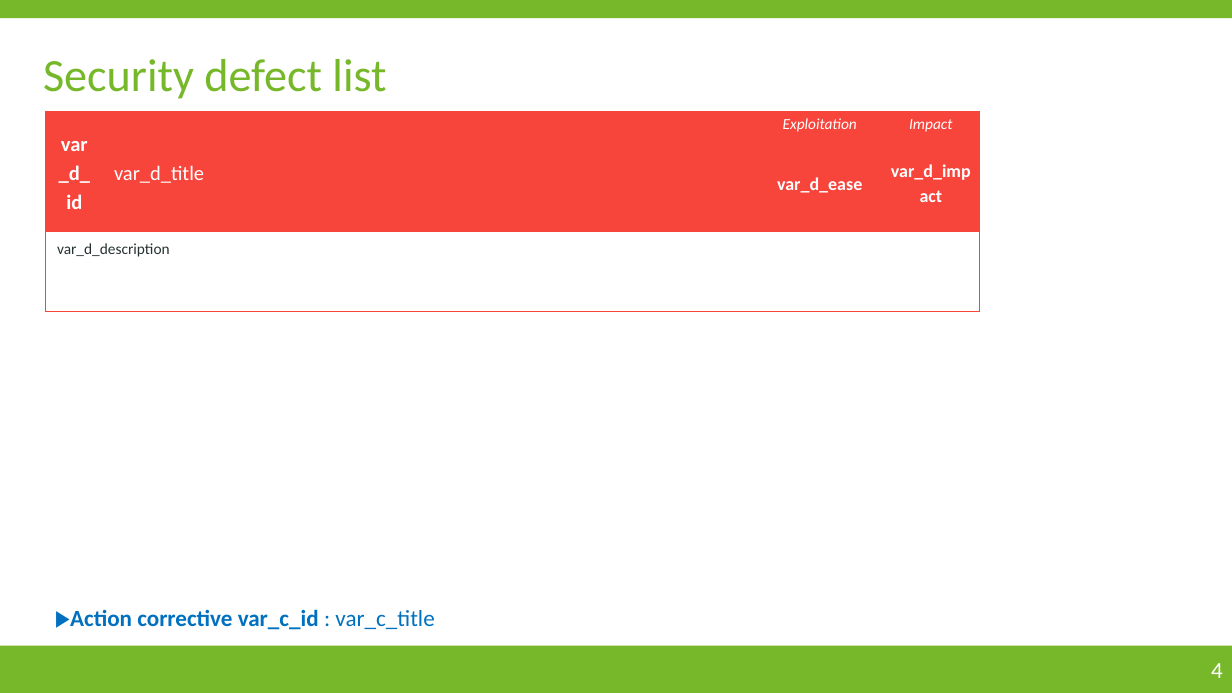
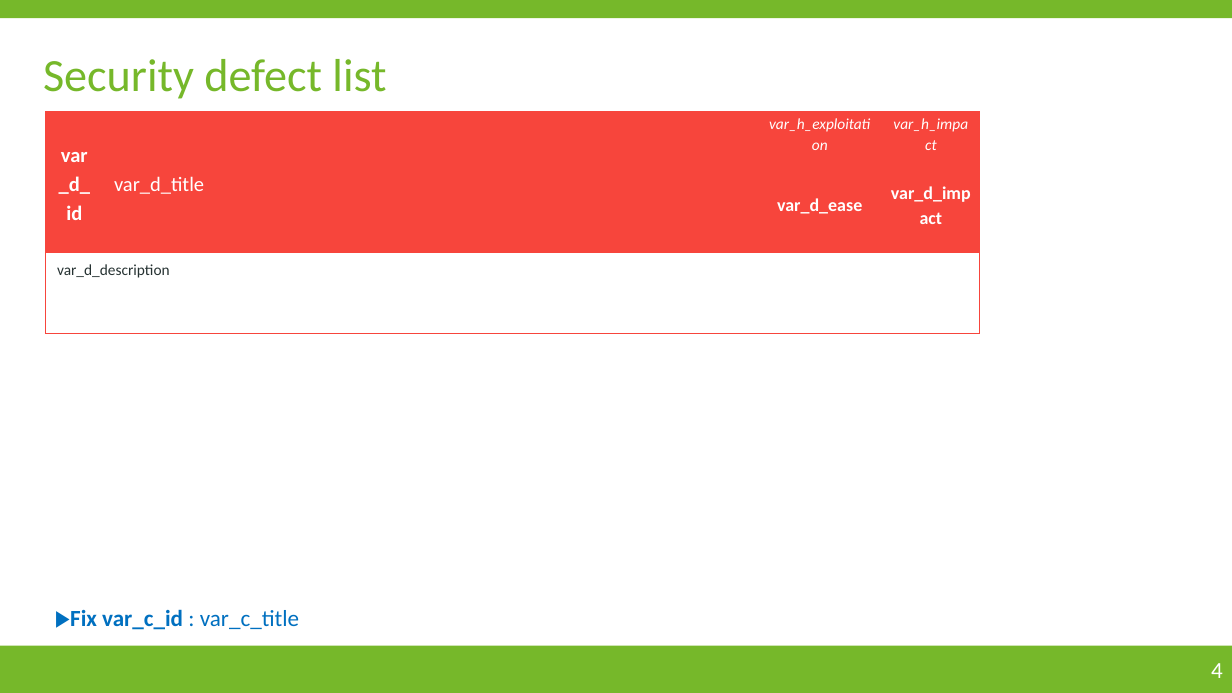
Before and after one commit to fbarre96/Pollenisator, a slide deck: slide 4 of Templates/en/Modele.pptx. Drawn at 1232x693 pixels with LibreOffice and Linux fonts; fonts in the diff are those of the drawing. Boxes give left, top, right and bottom in pixels: in the first picture for what was removed or moved away, otherwise in the second. Text is boxed around its words. In the diff, an @@ line names an element or a change of style, - is before the commit and + after.

```diff
--- a/Templates/en/Modele.pptx
+++ b/Templates/en/Modele.pptx
@@ table at [46,112,981,282] @@
-row 1, column 3: Exploitation
+row 1, column 3: var_h_exploitation
-row 1, column 4: Impact
+row 1, column 4: var_h_impact
@@ text at [70,609,299,630]: text changed @@
-▶Action corrective var_c_id : var_c_title
+▶Fix var_c_id : var_c_title
```
Also in this commit, not shown: 4 other slides changed, 2 other files.
